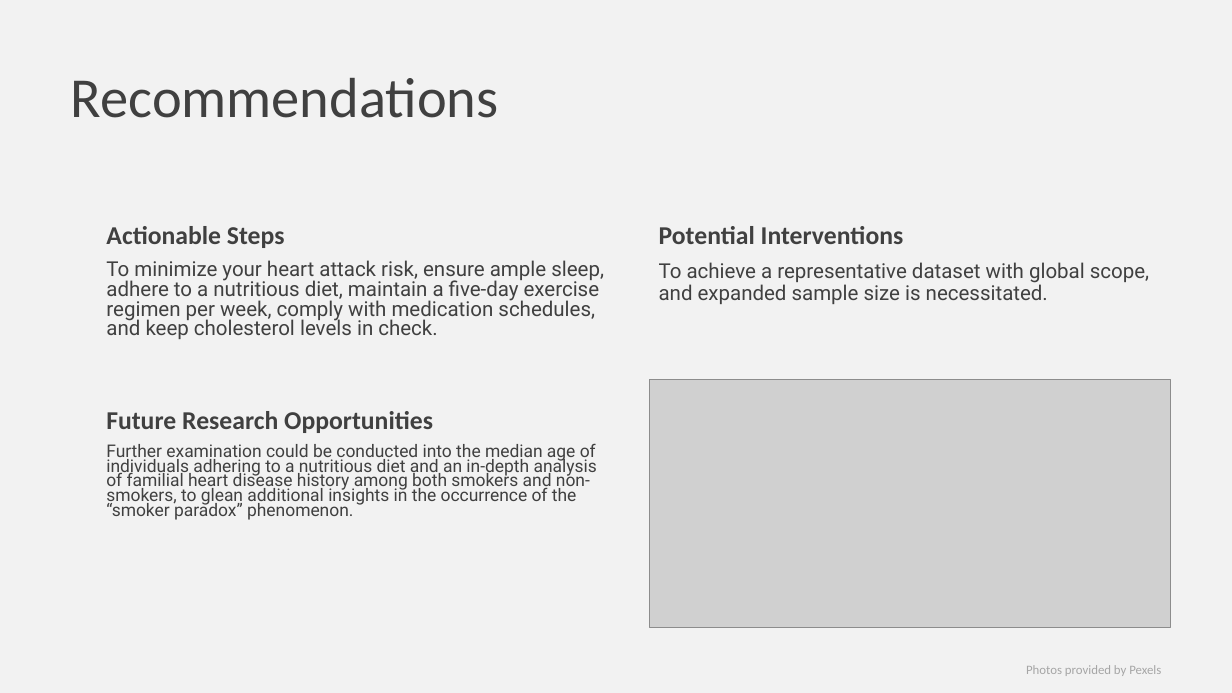
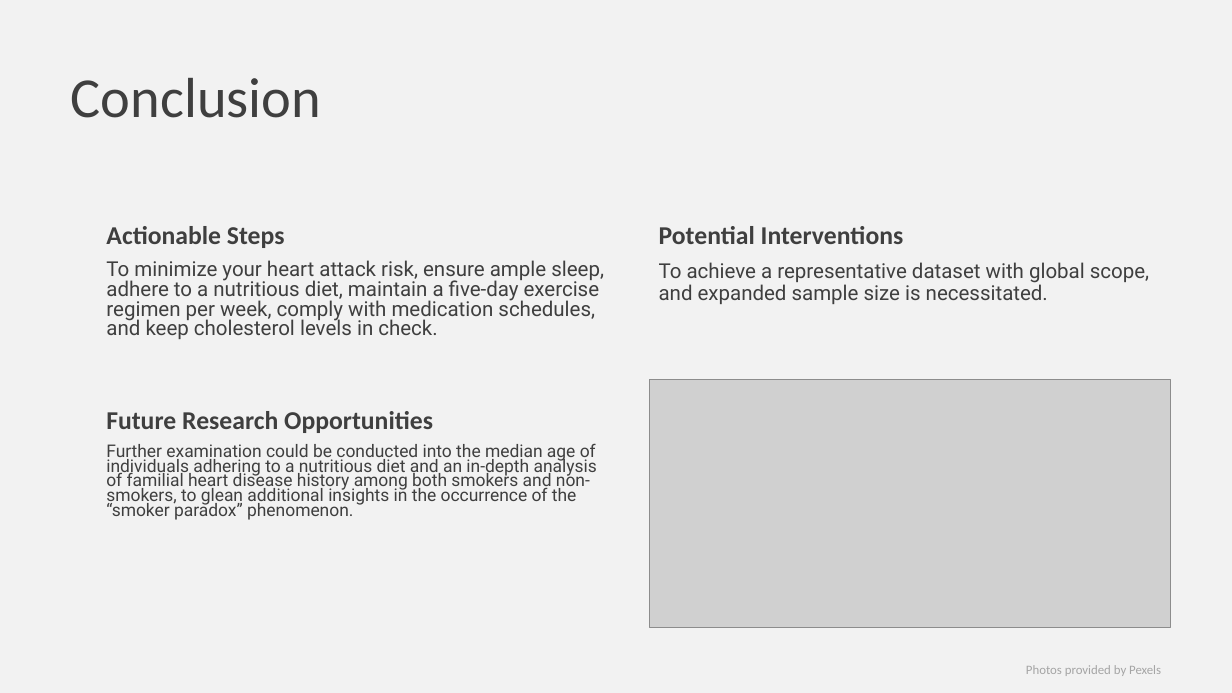
Before and after one commit to Arnawutu/Project4Group7, a slide deck: slide 12 of Heart_Risk_Data_Analysis_Project_4.pptx (slide 10 before the commit). Drawn at 1232x693 pixels with LibreOffice and Linux fonts; fonts in the diff are those of the drawing; grey boxes stand for pictures. Boxes give left, top, right and bottom in pixels: in the first picture for what was removed or moved away, otherwise in the second. Text is boxed around its words. In the diff, an @@ line names an element or a change of style, - is before the commit and + after.

```diff
--- a/Heart_Risk_Data_Analysis_Project_4.pptx
+++ b/Heart_Risk_Data_Analysis_Project_4.pptx
@@ title at (71, 78, 321, 118): text changed; text colour #404040 to #3F3F3F @@
-Recommendations
+Conclusion
```
Also in this commit, not shown: 8 other slides changed, 3 slides added, 2 slides removed.
